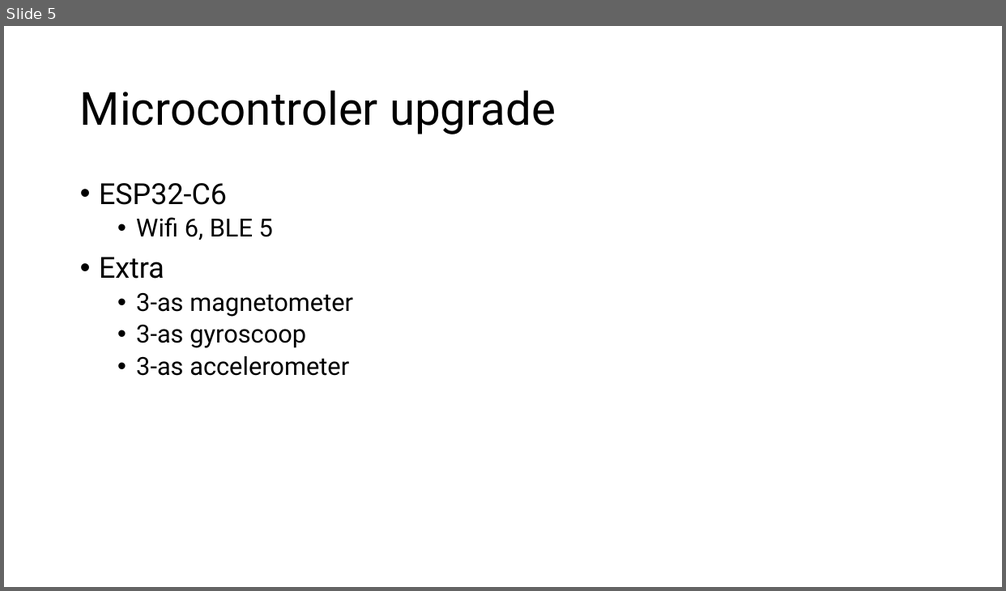
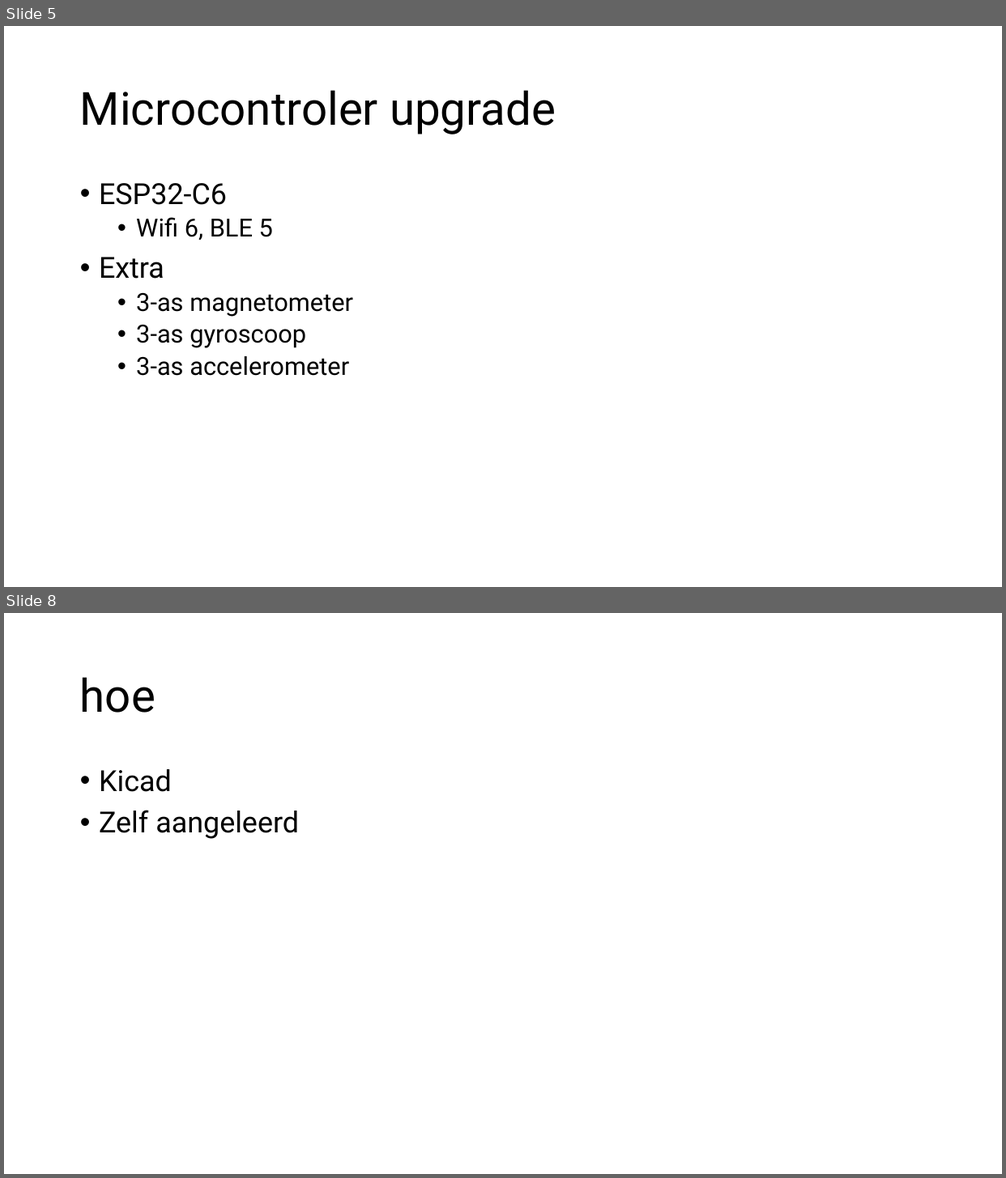
Before and after one commit to Stan-debakker/grap-6TWEA, a slide deck: school/eindpresentatie.pptx. Shown one above the other, each under a label of ours: slide 5 before the commit, slides 5 and 8 after it; the slides between them are not shown. The pictures are 1006x591 and 1006x1178 pixels, drawn with LibreOffice and Linux fonts; fonts in the diff are those of the drawing. Boxes give left, top, right and bottom in pixels: in the first picture for what was removed or moved away, otherwise in the second. Text is boxed around its words. In the diff, an @@ line names an element or a change of style, - is before the commit and + after.

```diff
--- a/school/eindpresentatie.pptx
+++ b/school/eindpresentatie.pptx
@@ slide 8 added at (4,613,1002,1174), background #FFFFFF @@
@@ title added at (80,677,155,713), 44 pt, text #000000 @@
+hoe
@@ text added at (99,769,299,839), 28 pt, text #000000 @@
+• Kicad
+• Zelf aangeleerd
```
Also in this commit, not shown: 3 slides changed, 1 other slide added, 1 other file.
